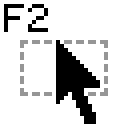
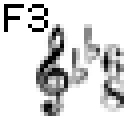
Layer changes from the first 128×128 image to the second:
added layer "Layer 3" above "F3 key copy" over [36, 24, 124, 116]
added layer "F3 key copy" above "F5 key" over [28, 16, 48, 32]
hid "F2 key" over [20, 16, 108, 124]
